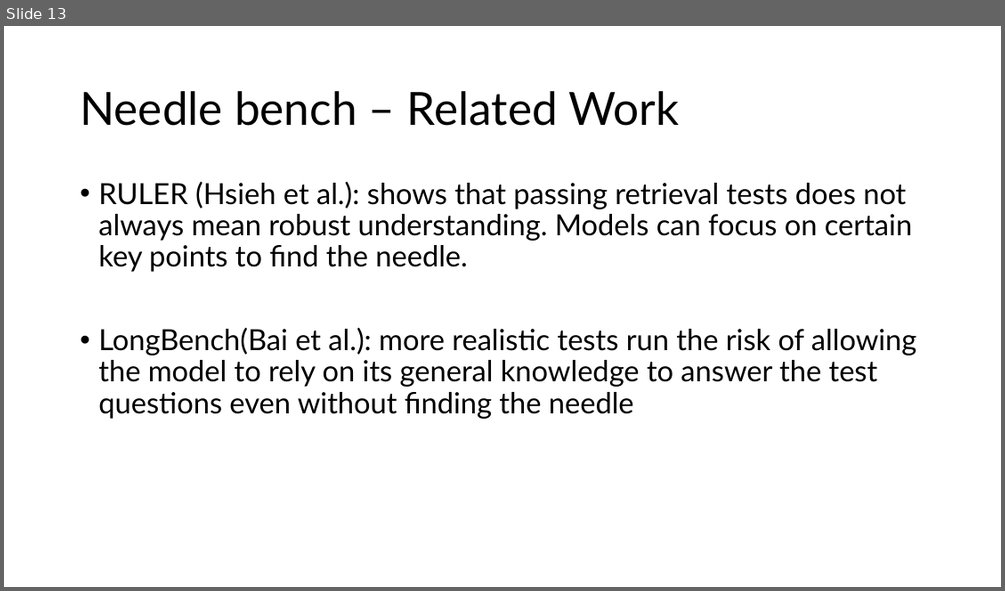
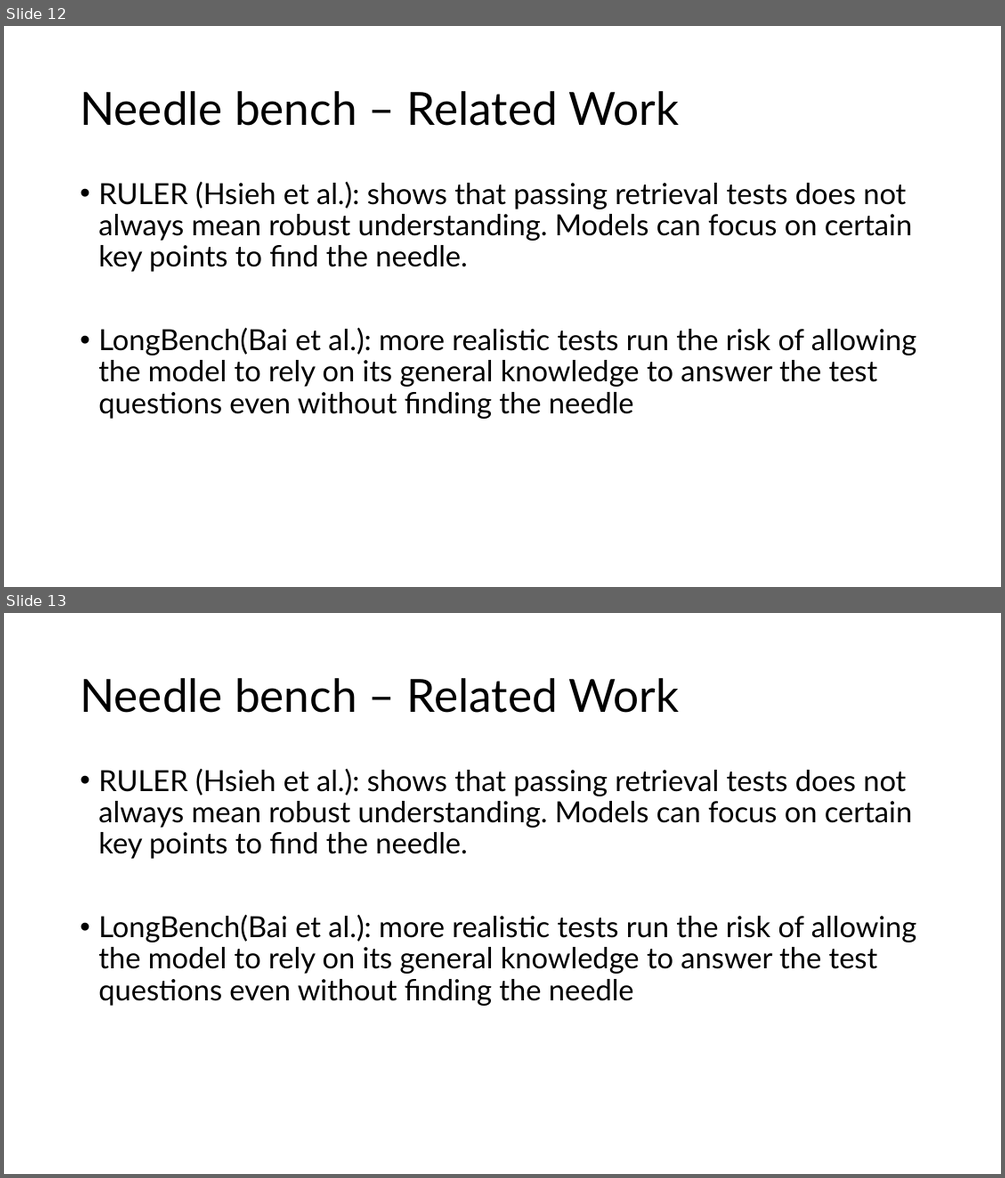
Before and after one commit to st156832/RAML-seminar, a slide deck: RAML-seminar.pptx. Shown one above the other, each under a label of ours: slide 13 before the commit, slides 12 and 13 after it. The pictures are 1005x591 and 1005x1178 pixels, drawn with LibreOffice and Linux fonts; fonts in the diff are those of the drawing. Boxes give left, top, right and bottom in pixels: in the first picture for what was removed or moved away, otherwise in the second. Text is boxed around its words. In the diff, an @@ line names an element or a change of style, - is before the commit and + after.

```diff
--- a/RAML-seminar.pptx
+++ b/RAML-seminar.pptx
@@ slide 13 added at (4, 613, 1001, 1174), background #FFFFFF @@
@@ title added at (80, 678, 679, 713), 44 pt, text #000000 @@
+Needle bench – Related Work
@@ text added at (98, 769, 917, 1005), 28 pt, text #000000 @@
+• RULER (Hsieh et al.): shows that passing retrieval tests does not always mean robust understanding. Models can focus on certain key points to find the needle.
+• LongBench(Bai et al.): more realistic tests run the risk of allowing the model to rely on its general knowledge to answer the test questions even without finding the needle
@@ what was slide 13 is now slide 12 @@
```
Also in this commit, not shown: 3 other slides added, 1 slide removed.
